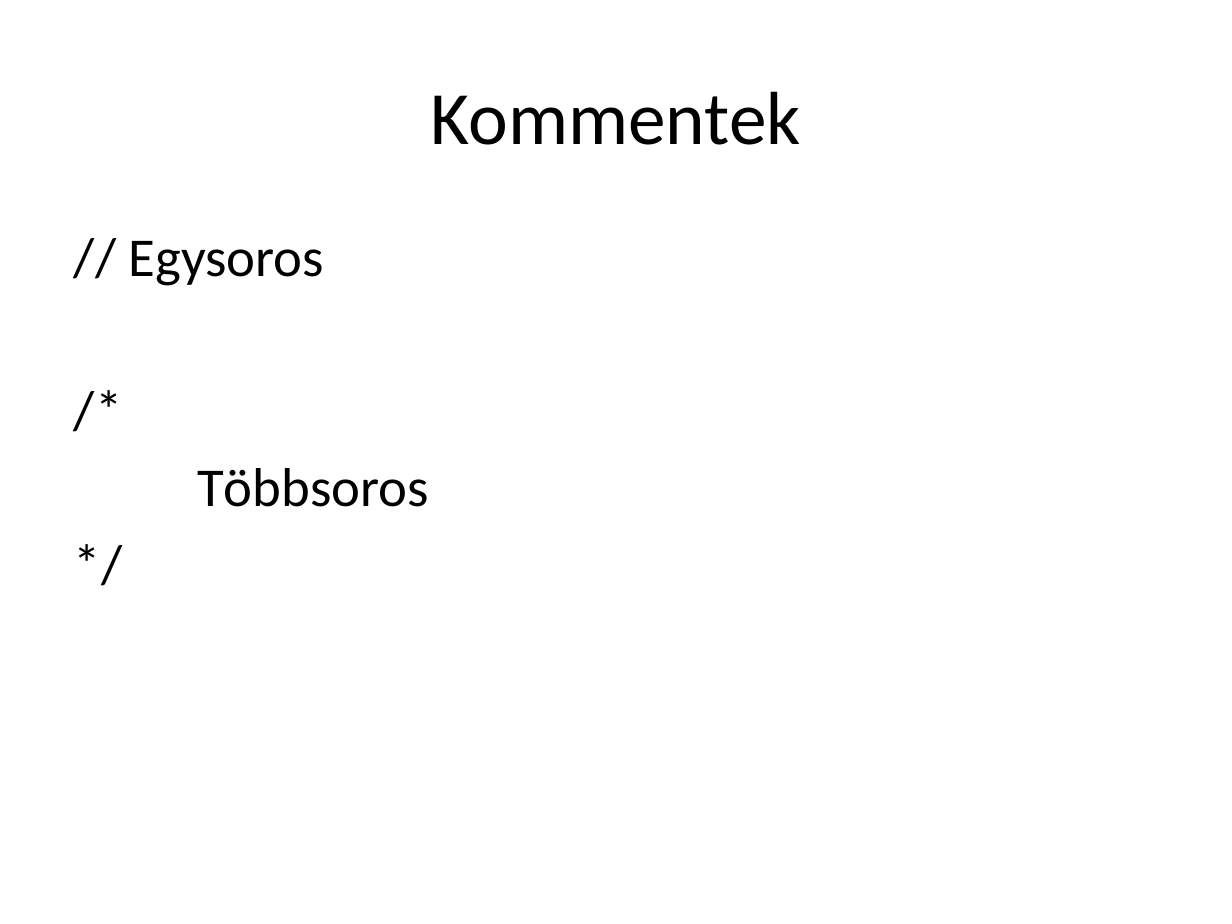
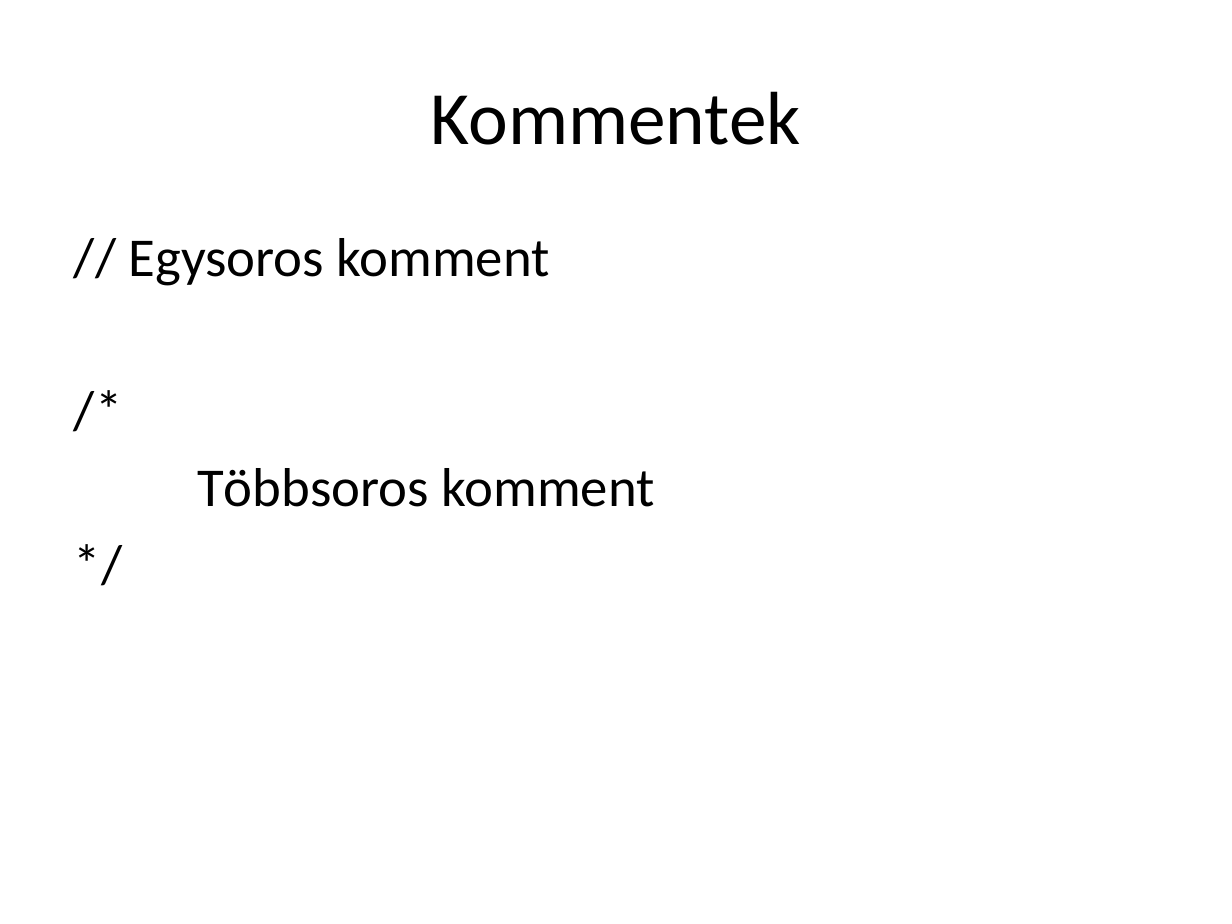
Before and after one commit to lajthabalazs/arduino, a slide deck: slide 14 of class/Arduino-cpp.pptx (slide 2 before the commit). Drawn at 1232x924 pixels with LibreOffice and Linux fonts; fonts in the diff are those of the drawing. Boxes give left, top, right and bottom in pixels: in the first picture for what was removed or moved away, otherwise in the second. Text is boxed around its words. In the diff, an @@ line names an element or a change of style, - is before the commit and + after.

```diff
--- a/class/Arduino-cpp.pptx
+++ b/class/Arduino-cpp.pptx
@@ text at (129,238,549,286): text changed @@
-// Egysoros
+// Egysoros komment
@@ text at (197,468,654,507): text changed @@
-Többsoros
+Többsoros komment
```
Also in this commit, not shown: 11 other slides changed, 24 slides added, 1 slide removed, 1 other file.
